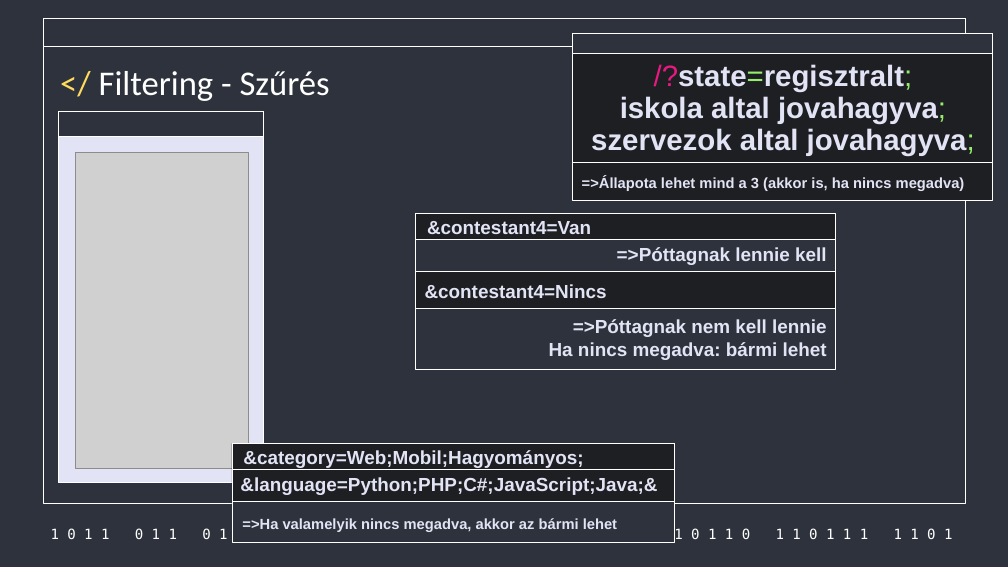
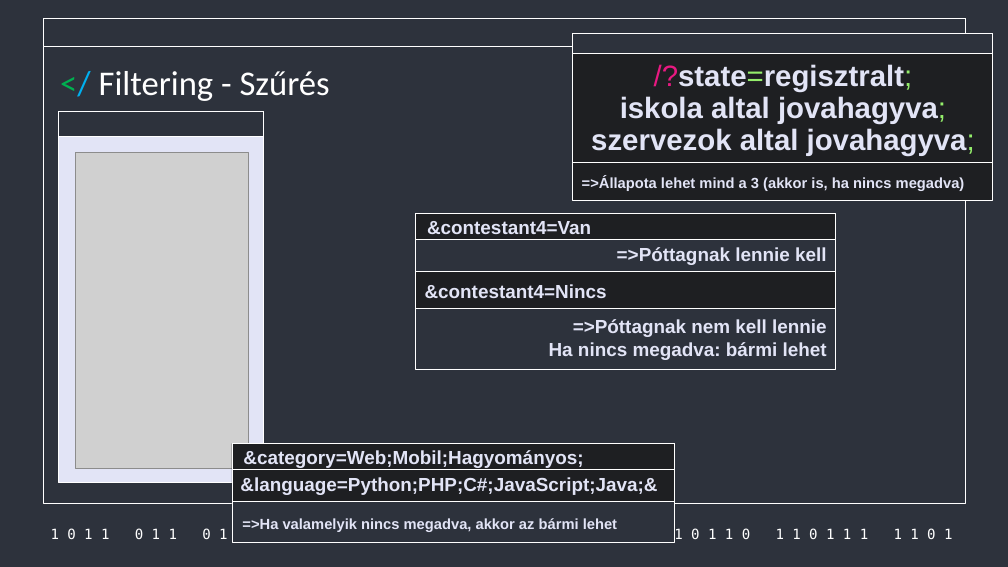
Before and after one commit to Acsilaa/dusza2024-25, a slide deck: slide 8 of Hell yeah ppt.pptx. Drawn at 1008x567 pixels with LibreOffice and Linux fonts; fonts in the diff are those of the drawing; grey boxes stand for pictures. Boxes give left, top, right and bottom in pixels: in the first picture for what was removed or moved away, otherwise in the second. Text is boxed around its words. In the diff, an @@ line names an element or a change of style, - is before the commit and + after.

```diff
--- a/Hell yeah ppt.pptx
+++ b/Hell yeah ppt.pptx
@@ text "</ Filtering - Szűrés" at (99,71,330,101): text colour #FFDB5D to #00B050, text colour #FFDB5D to #00B0F0 in "</" @@
```
Also in this commit, not shown: 1 other slide changed.
